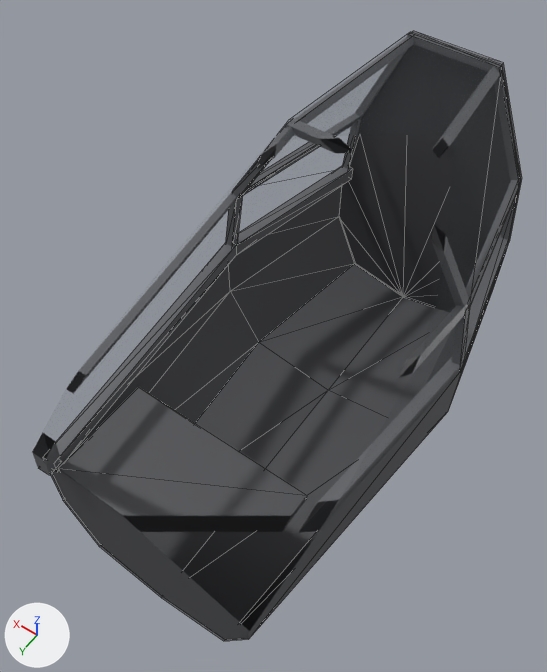
What one commit did to the glTF model public/assets/cockpit/cockpit-tub.glb.
Both versions are drawn from a 50 mm camera at (-1.29, 2.4, 2.81) aimed at (0.11, 0.44, -0.27). The axes (+X, +Y, +Z) are drawn at lower left. The lights are the same throughout. The first picture is the older version. Mesh edges are drawn as thin lines. Everything nearer to the camera than a plane just in front of the edit is cut away.

Script lines for the objects in view, before the commit:
```python
me_arch_bow_mesh = bpy.data.meshes.new('Arch_Bow_mesh')
me_arch_bow_mesh.from_pydata(...)  # 24 vertices, 44 faces; spans x -0.592..0.592, y 1.569..1.662, z -0.35..0.522
me_arch_bow_mesh.materials.append(mat_mat_frame)  # grey #6e6f73
me_hull_tub_mesh = bpy.data.meshes.new('Hull_Tub_mesh')
me_hull_tub_mesh.from_pydata(...)  # 21 vertices, 24 faces; spans x -0.76..0.76, y -0.97..1.62, z -1.2..-0.34
me_hull_tub_mesh.materials.append(mat_mat_hull)  # dark grey #545558
me_rail_r_mesh = bpy.data.meshes.new('Rail_R_mesh')
me_rail_r_mesh.from_pydata(...)  # 12 vertices, 20 faces; spans x 0.5..0.76, y -0.97..1.62, z -0.39..-0.3
me_rail_r_mesh.materials.append(mat_mat_frame)  # grey #6e6f73
ob_arch_bow = bpy.data.objects.new('Arch_Bow', me_arch_bow_mesh)
ob_arch_bow.location = (0.0, 0.0, 0.0)
ob_hull_tub = bpy.data.objects.new('Hull_Tub', me_hull_tub_mesh)
ob_hull_tub.location = (0.0, 0.0, 0.0)
ob_rail_r = bpy.data.objects.new('Rail_R', me_rail_r_mesh)
ob_rail_r.location = (0.0, 0.0, 0.0)
# also in view: 'Coaming_Bow' at (0.0, 1.61, -0.77); 'Bulkhead_Aft' at (0.0, -0.96, -0.25); 'Dash_Shelf' at (0.0, 1.33, -0.36); 'Rib_Shoulder_R' at (0.59, 0.32, 0.05); 'Rail_L' at (-0.63, 0.33, -0.34)
```
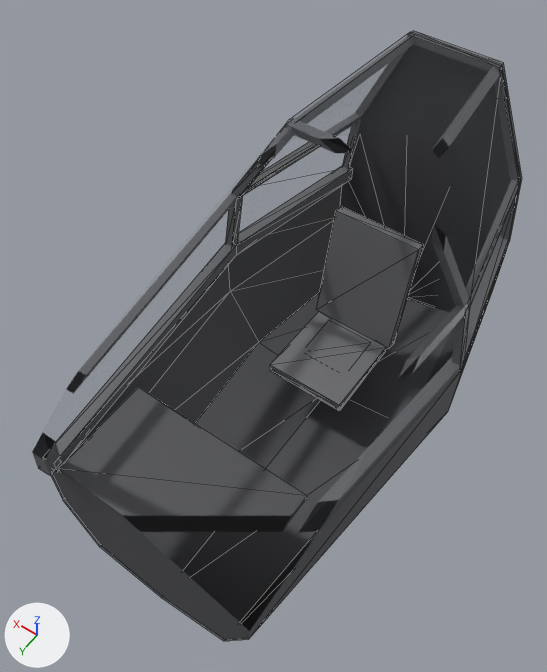
Location of each change, [x1, y1, x2, y2] in pixels of the pictures (547 x 672 px):
'Seat_Back', added
    after: [316, 206, 423, 349]
'Seat_Pan', added
    after: [270, 312, 386, 410]

What changed in the scene script:
```text
Add mat_mat_body:
    mat_mat_body = principled_material('Mat_Body')
    mat_mat_body.base_color = (0.205, 0.208, 0.22)  # grey #7d7e81
    mat_mat_body.metallic = 0.1
    mat_mat_body.roughness = 0.38
Add me_seat_back_mesh:
    me_seat_back_mesh.from_pydata([(-0.26, -0.22, -0.8), (0.26, -0.22, -0.8), (-0.26, -0.36, -0.08), (0.26, -0.36, -0.08), (-0.26, -0.279, -0.811), (0.26, -0.279, -0.811), (-0.26, -0.419, -0.091), (0.26, -0.419, -0.091)], [], [(2, 3, 1), (2, 1, 0), (4, 5, 7), (4, 7, 6), (0, 1, 5), (0, 5, 4), (6, 7, 3), (6, 3, 2), (1, 3, 7), (1, 7, 5), (4, 6, 2), (4, 2, 0)])
    me_seat_back_mesh.materials.append(mat_mat_body)  # grey #7d7e81
Add me_seat_pan_mesh:
    me_seat_pan_mesh.from_pydata([(-0.24, 0.3, -0.78), (0.24, 0.3, -0.78), (-0.24, -0.22, -0.8), (0.24, -0.22, -0.8), (-0.24, 0.3, -0.835), (0.24, 0.3, -0.835), (-0.24, -0.22, -0.855), (0.24, -0.22, -0.855)], [], [(2, 3, 1), (2, 1, 0), (4, 5, 7), (4, 7, 6), (0, 1, 5), (0, 5, 4), (6, 7, 3), (6, 3, 2), (1, 3, 7), (1, 7, 5), (4, 6, 2), (4, 2, 0)])
    me_seat_pan_mesh.materials.append(mat_mat_body)  # grey #7d7e81
Add ob_seat_back:
    ob_seat_back = bpy.data.objects.new('Seat_Back', me_seat_back_mesh)
    ob_seat_back.location = (0.0, 0.0, 0.0)
Add ob_seat_pan:
    ob_seat_pan = bpy.data.objects.new('Seat_Pan', me_seat_pan_mesh)
    ob_seat_pan.location = (0.0, 0.0, 0.0)
```
